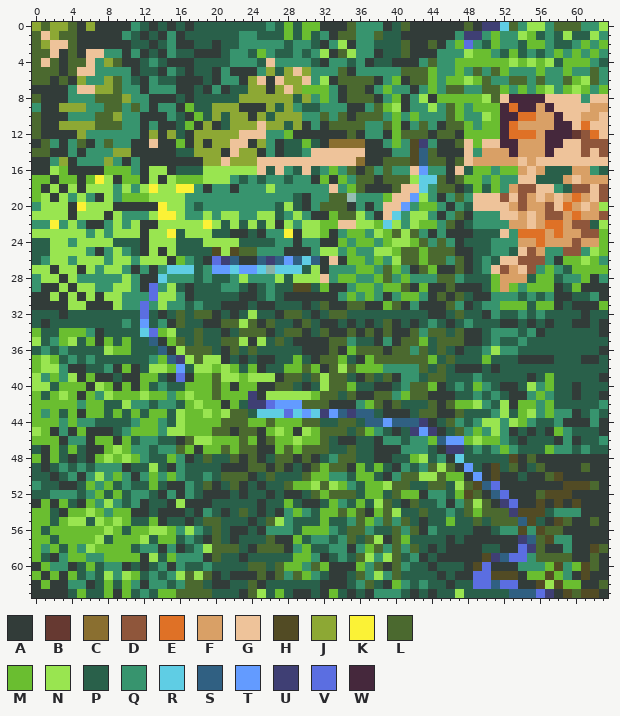
A pixel-art sprite gets an edit: sprite_wip/Sprite-0003_forest.png. That is the earlier state.
The file is 64x64 pixels.
Palette (. is transparent): A #323c39  B #663931  C #8a6f30  D #8f563b  E #df7126  F #d9a066  G #eec39a  H #524b24  J #8da834  K #fbf236  L #4b692f  M #6abe30  N #99e550  P #29604a  Q #37946e  R #5fcde4  S #306082  T #639bff  U #3f3f74  V #5b6ee1  W #45283c
Pixels before (only the part around the change), first column x 0:
 0 JLJJLAJAAAAQPAPAPAPPPPPPPPQPMPMMAAALQQQAPLAAAAAALAUURLQNNQLLLQQN
 1 LGJLLAAAAAQPAPAQAPPPPPPQQPPPMPMPQALLQQLPPAAAAAAQUUQMQQNMPQPNPPNQ
 2 LJGGLAAAAAAPPAPQAAPPAPPQQQQQPQQPAQNAQQPPPLAALAQMVQPMQQPMMQPPQMQM
 3 LLGALAGGQQAQAPAQPPAAAPQQPMQPPQPQNALNQQAPPLAAAQQQNMMQPMPQPQMQMQMQ
 4 LGLALLGQJLAAPQPAAAPPPPQQQPGQQQQPAQQPQAPPAAAQLQQMMMMMMNMNMNPMMMQP
 5 LLLALGGQQQQAPPAQPAPPAQAAAQJPJGJQQQLAQQQQQLLLMQQMQLQLMQQQMQQMQQLQ
 6 LLALAJQQJLQPAQPPAAAPAQQAJGAGJJGQNALLLLAQMALLMQMMNMLQQLLQLQQLMNLQ
 7 AAAAQGGJJLQQAQQQAAPAQAPPJJAJGJMMMQALLAQMQQAQMQLLQQLLMQMQMNQMNMQM
 8 LAAAQQQLLLJQQAAAPAPPPPPJJJJJJPJQMQALLLAQMAQNAMMMMMNLGWWWWGGGGQGG
 9 QAAJJJQQLLQLQAQQAMPPJJJAAAJPJQPPQQQAAQLMNAQQNQLMQMMMWEWWFWGGGGFF
10 LAAAQQQLLJQQAAAQPAMPJPJJAJPJJJQQLQLALLLQMQMQQQLMQQNMWWEEFFWGGFFG
11 LAAJJJJLLLQQAQAAPMAJAPJJJGJJPJAQALLLLQQLMAQLQALLMQMMWEFFFFWWGEGG
12 LAAAAJQQQQQQAJAJPAJJJJJGGGQQMAAAAAALAQQAMLLLALLAMMMMWEEEFWWWBDEG
13 ALQAQLAQLQQAAGAAMAJAJJGGAJQAPPMPACCCCAAQMQHUQAALGMGGWWFFFWWGGDDD
14 LLAAQAQQQJJAAAAAPPJJJAGJJAQAPPQGGGGGGAAAQQHSLAAAGQFFFWFFFWGGGDGD
15 AAQJAQQQJQAQAAAAAAAJJGJJJGGGGGGGGGGGCAALLLHSLLALGFFFFFGFGGGGGGGG
16 AANMAAAAMMMQANNAPPPNNNNNNGPGQPGPQMQLALQLQQGTQQAGPMMQMMFGFPPPFFQP
17 MMAMMAMKNAMMANANMMMNNNQPQPQQPQQAMAMQLLALLLNRRLALMMQMQQGGPPPFGFFF
18 MANANANNNQNQNKNNKKQAQQAQQQNQQQQQQGQMLAAALGGRQLLAPMPMQFDDGGQPDDGD
19 MNANQNQANQMMMNNNNQQQQQQQQQQQQPAQQLL.QQQMGGTNQAQLQGGGDGDFGFGFEFGD
20 QNNNAKNNNAAAAAKNNQPQQQQQQQQPNPAQLLLAQAQGGTQMMQAQPGGGGFDFFDGEFGFN
21 NNNNANNNANQQQNKKNQQNQNNQQNNPQNQAAMLLNQAGRQNNQAQLAQQQGGFGFDDFEFFD
22 QQKQNQAAQNQNAANNNNNKNPNPNPNANQNNMMGGNNMRNQNMMQLAPQQQQFFGFEEFDDPN
23 NNNNNNQNQNNNANNKPNNNPPAAPAQQKANNMAQMMQNMLNLQAQAAAPPPGQEEEFEFFDDM
24 PPNNQNNNNPPPANNNPPPNNNNPPPPQQAQQAAMQMMQMNNMLQLQAPPPQQQFFEFFFDFFM
25 PPNNNNQAQNQPANANPPPPHNHLLQQQAAAQNNQMQQNNMLLMLLLAAPPQQPGDFQQDDQNM
26 PQNNQNNNQNNQNNNAMQPAVUSAASUSTSRSAGAMMQMQNLLMLLQLAPQPGGDDDQAMMNMQ
27 NNANNANQNNQAQAQRRRPQTTRTTR.RRRPNAQQQMMQLMQALMAALAPQGDFGDQMQPMMMM
28 QNNANQQQQQNQAARQQQPQPPQNQQQNPNNNGQMMQQMLQMQQQLLQPPPMFFFPMMPQQMAQ
29 QAANANNQQNNQAVQNPAPPPQQPAPQPPHHPMAAQMMQMMLAMAALAAAPMFMQMMMAPMAAA
30 AANANANANNQQQVNNQAPPPPPAAPQPAAAAAAQMQMQAQMMQALALPAAQQQPQPQAAPPQA
31 AAAANNAAANQQVQNQQPQPPAAAPAAPPPAPLAALLAAMLAQAAALQAPQQMMMPMMAPAAAM
32 PPPAPPPPPPPPVPAPLPLLAPAPNPPALLPAPLLPPPPPPPPPAAPLPPAQPPQPQPPPPAPP
33 PAPPPPPPPPQPTPQALPPAALLNLALPPALPAAPAPAPLAPAPQPAPQPPPAAPAPAPPAAPA
34 MPPMMMQAPPPPRVMNPPLPPAPLLLAPLLAPLAALALALAALQLLPLAAPQQQPQAPPPPPPA
35 NPQMNPMAMPMPPSAMLPLPPLLNANPLPAAAALLQPPAQALLMPLLLAAPQPPQPPPPPPPPP
36 PQPQPPPPNMMPPPSANLLLPALPLPPPPPAAALAMLLLALLQLPLPAPPQNQQPPPPPPPPPA
37 MNMPQPQPPPPPPQMSUNLNNAPAPAAPPMPALLMPAMLLLLLLMPLPPPMPPPAAAAPPPAAP
38 MNNQAAPPQAMAPNNMTPNNMNMPMAPPMMLMALNLMMMQQQQLPLPAAAPAPPPPPPPPPPPP
39 NQMQNAMAAPAAMMPAVAMMLNNMNNNALLPLNLLPALPLAQQPLLPPPQPPPPPAPMPPPPPA
40 NNPMMMANMAMAMPQPPMMMLMAMMAALLPAPNLLMPPAAPQLLMAPQPMQPAAPNQMPPAPPP
41 MPMNMAMQNMMMNMMQMNMMLMMMUANNNNNMLLPLAALLQMLLAAAPPQPQPAAQMQPPAPPA
42 MMMMMQMMPPNQQPQQPMNMMAMPUUVTTTLLLAAAQMLALPPPLALMMNQPNAMMQMPPPPPQ
43 MQMPMAMMPMPMPMMPNMMNMNLLPRRRVRTRUTSUSSPAAAPLLAALPPPQNPMNQMQQAPQP
44 MMMQMQQPPPPQMMQPNMMMMLLLMMLMMMLLPPLLPSSTSSSUAPLQPQNNQNMQPPQAAAQA
45 NMAQAMAAAPQMMMQNNMMMLLALLAMNMANMLLLPLMQPAPUTUAPLQMQNQAPAPAMQPPPA
46 MMMAQQAMMAMPQQPPALNNMMMLMALMMNMMLPAAPPAQQPQQMSTTMNMMQPAPPPAQAPPQ
47 PAMPMPAAMNMQQPQQLMAMMLMLLAAMLMLLLPPLPPAAAQQQPAUUPQPQMQPPPMQQPQPP
48 MAMPAPAMNMNMQPPMQAPLPPLALAPLLALAPQLLPPAAPPMNPQARPPPPPHALAAAAAAAA
49 PAPQPQPQQQAPPNPAQPPPPAAALLALAPALMLLAMPMPAQPQLNLATPAHPLAPLAAAALAA
50 PPAPQAQNQMQAQMQMQPPQPLLLAPLPPPLMMQQPMMPAQLLNNLMMATAHAAPAALHAAAAA
51 QPPAAPMQMPQPPMPAAQPLAPLAPAPPLMMNLNMQPMMNLLPPLLPNLHSVAAAAAAAHHHLA
52 PPQQQPQMPMPQQPAQAQPAAAPAPPAPAAPLMLLLPMMPLMMAQQPMHLASVAAALHHHAAAA
53 AMAMPAMQNQPQAPPANAAAPPPPPAPPMPAAPMQPMPNLPALPPQAQLNLAUVAAHAHAHAAA
54 MMPAMMNMQMMAAPAAAPAQPAPLPAPAQMQPMMLMLAMLNPPLPPQPLMLLLUHHHPQQQAAA
55 MMPMNNPNMNMPPMAPPAPLLPPPAPLNQPPPMPPQLMQLQLPAPPMPPLPLLLSHPAHLAALA
56 MPMMMMMMNMPMMNNMQNQPLPAAPAQQQPMMMQPLLQPPLQLAQPPPPAAPQQHQHLLAAAAA
57 MMPMMMMNPMMMNPMMPQPALPAPPPLAAMPQQPQLPLNALMPPPPAPAAAAAAUSLHQQAAAA
58 MQMPMQNMMMMPQQAQAPQNLLLPALLLAQMPPQQAQMLQLQLPAPAAAAPPAAVULAAQAAHL
59 MPAQMMQQMMMMANPMQQQALPPAPPPPPMMQAPQPLNQNLPQAPAAAAAHUSVVQLLLLAALA
60 AMQQAPMPQQAPAPQAQPPQPPPPLLPLMMQLMAAAMQLALQPPAPPPAHVAAAQQQMHQMHLA
61 MAMAMPQPNQNMPQPQNLNLAPAAALALQLMQPAAPLQNQLPPPPAPAAVVHHHAMMHMQAHAA
62 AMAAQQAPMPMQAQQPQLLPAAPPLAPPPPPPAAAPQLPAMQPQPPAPPVVSVVAAHNHMMAAL
63 AAAAPMPPMAMPQPMMLLLLPPPALNPMPAAPAMPAPAQQQPAPAPPNPPPPPSSSVUAHLHHA
After:
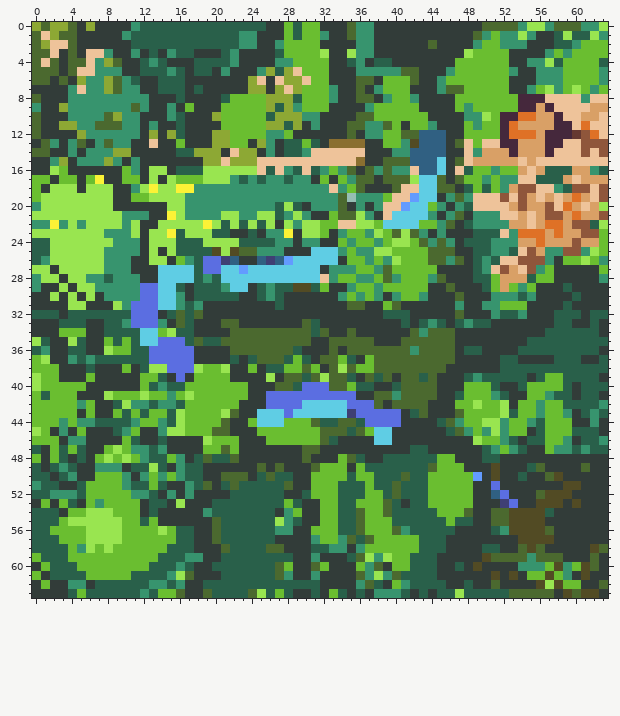
The exact change:
Changed rows in their new state; - is an unchanged pixel.
first column x 0:
 0 -------------P-P-P--------AA----------A-AA------A-LLL-----------
 1 ------------P-PPP--------AAA---M--A---AAA------AAL-----QAA------
 2 -------------P-PPP--P----AA-MMMM-AA---AAAA----AAA-M---QAAA----M-
 3 ---------A-------------AAAA-MMMM--A----AAA---AAA---MMAAAA----M-M
 4 -----------------------AAAA--MMMMAA--------AAAA------AAQQ-----M-
 5 ----------A---P---------------MMMAA--------AAA--MMMM--AAQ---MMM-
 6 -------------A--P--A-AA--------MM-AA---M-M-AA---M-MMMAAAQ--M-MM-
 7 ------QQ-----APPP---A-AA-----------A----MM-AA---MMMM-AA---------
 8 -------QQQQ-------AAA-MMMM----MM---A-----M-A-AA---MMMM----------
 9 ----QQ--QQ----A---AAAMMMMM----MMMAA---M-MMMAAAA-----MM----------
10 -------Q----------AA-MMMMM------AAA---MM-M-MAAAA----------------
11 -----QQ----------A-A-MMMMM-------AA-------MM--AA----------------
12 ------------------AA--MMMM-------------M---SSSA-----------------
13 ------------------A---MM---------------M---SSS------------------
14 ------------------------------------------S-SS------------------
15 ------------------------------------------S-SR------------------
16 --------AA---------------------------------SSR------------------
17 --------A-------------------------------------------------------
18 ---N-----AA--------Q--Q---Q-----------------R-------------------
19 --N-N-NN-AA------------------QQ--Q---------RR-------------------
20 ----NN--------A---Q-------------QQ--------RR--------------------
21 ----N---N----AA----Q---------------------RRR--------------------
22 ------NNN-------------------------------RRR---------------------
23 ------N--QQ-----------------------------------------------------
24 ----N----QQQ----------------------------------------------------
25 ------NN-Q-Q-------------------RRR-------MM---------------------
26 ----N----QQAA------V---------R-RRR-------MM---------------------
27 -----N-NQQ--A-R----VVR--R-R---RR---------MMM---A----------AAAAA-
28 -----N--P-Q----RRR---RRRRRRRRRRR----------MM--AAA---------AAAA--
29 ---------QQ-V-RR------RR-----------------MM-------------AA--A---
30 --------QQ--V-RR-----------------------------A--A-------AA---AA-
31 -----------V-VRR---AA---A---AA-AA---------A---A--A-----AAA-----A
32 -----------V-V-----A-A-AAAA-AAA-AAAAAAA---AA--A-AA-----AAA------
33 A-A---AA---VVV----A----AA-AAA-----A-A-AA-----------A--A-A-------
34 AAA---A------R----AAA-L---LL--L------A-A------LA--AAAAAA--------
35 --AA--A-----RRVVV------LLLL-LLL----LLL-A---LL--A--AAAAA---------
36 --AA--AA-----VVVVVAAA--L-LLLL------L---L----L-L---AAAA----------
37 --AA---------VVVVVAAA----LLL----------------LL-AAAAA------------
38 -MMA---AA------VVV-M--AA--------------LLLLL-L-A---A-------------
39 -M-AA----A----------MMAAAA---------------LL--AAA----------M-----
40 -MM----AA-A---------M-M-A-----VVV--------L--L-AAM-M----MM-M-----
41 ---M--AA------------M---A-VVVVVVVVVV-----L--L---MMM----M--------
42 -------AA---------M--M-AAA-VVVRRRRRVVV---LLLA-A---MM------M-----
43 -M-M---AA----------M---AA-----R-RRR-VVVVV---A---MMMM---M--M-----
44 ----------------------AA-RRR--M------VVVVAAA----MM---M---MMM----
45 ------------AA---------AAM-M-MM-------RR-AAAA--------MM--M-M----
46 -------AA---AA-A-AA----AA-M--M------AARRAAAAAAAAA--------MM-----
47 ---------------AAA-----AA--AAA--AAAAAA---APPA-AAAA-----AA-------
48 ------------------------A-AAA---AAM--A-P--PP-MMAAA--AA-A--------
49 -----AA------------AA---A----A---MM---P-PP-P-MMMAA--AA----------
50 ------AMM----------AA--------AA--MM----PP-PPMM--M---------------
51 -------M-M-------------P-P---AAMMMPP--PP-P--MMMMMAA----------AA-
52 ------M-M-M-------A----P--P----M-MPP-----PPPMMM-MA--------------
53 --------MMMM-------------P------M-P--MM---P-MMMMMAA------H------
54 PP-----NN--M-----A---P-P-P----AA--PP-M--P--P-MMM-AA--H----AAA---
55 PP----N-N--M---AA-AA----P-P---AA-M-P--MMPP-P-----AA--HH-H-AA--A-
56 P-----NN-NM--M--PPAA--PP-PP--AA--M-P-MMM--PPP--AA----H-H--A-----
57 PP----N-NN--MM---PA---P---P--AA-MM----MMM-M----A------HHH-AA----
58 PPP-----N--MMMMPP-AAA-P-PP---AA-------MMMMM-P---------LH---A----
59 --PP--MM----MM-PP---A--P-----AA--AA-----MMPP-------LLLL----A----
60 --PPPM-MMMMMM-PP--AA----PP---AA---------MM--PAA---A-------------
61 --PPP-MMMMMP-P----AA--PPPPP--AA-A--A----------A--AA-A-----------
62 --------P-PPP----AA-PP--PP---------A-------P---A-AALAA----------
63 --------PPP------AA----P-----------------------------LLLLL------
